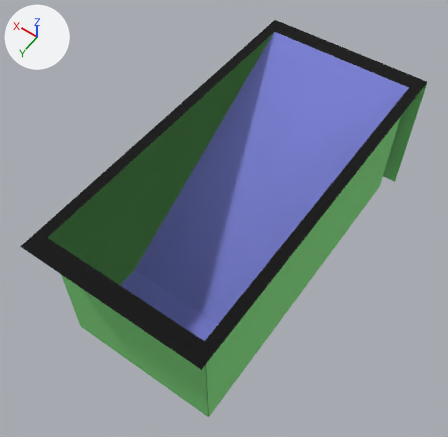
Two versions of the Blender file blender_models/dice_box_temple.blend, one commit apart.
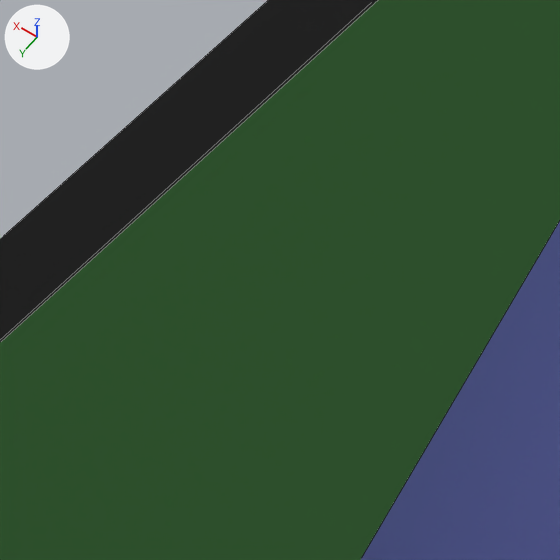
The first picture shows the older version from a 50 mm lens placed at (-5.57, 8.72, 12.76), pointed at (0.31, 0.49, -0.17). The close-ups show both versions on the part from 30% to 47% of the width and 26% to 43% of the height of that picture; other places that the commit changed are outside them. Arrows for +X, +Y and +Z are at upper left; the lights stay in place. The close-ups show mesh edges as thin lines.

The older version as bpy lines, for what is in view:
```python
me_cube_001 = bpy.data.meshes.new('Cube.001')
me_cube_001.from_pydata(...)  # 34 vertices, 13 faces; spans x -2.4..2.4, y -5.0..5.0, z -2.0..2.0
# faces by material slot: [10, 2, 1]
me_cube_001.materials.append(mat_wallmaterial)  # its picture is missing
me_cube_001.materials.append(mat_topmaterial)  # black #000000
me_cube_001.materials.append(mat_slopematerial)  # its picture is missing
me_plane = bpy.data.meshes.new('Plane')
me_plane.from_pydata([(-2.1, -4.5, 2.0), (2.1, -4.5, 2.0), (-2.1, 2.42, -2.0), (2.1, 2.42, -2.0)], [], [(0, 1, 3, 2)])
me_plane.materials.append(mat_slopematerial)  # its picture is missing
ob_boxslope_col = bpy.data.objects.new('BoxSlope-col', me_plane)
ob_boxslope_col.location = (0.0, 0.0, 0.0)
ob_dicebox_col = bpy.data.objects.new('DiceBox-col', me_cube_001)
ob_dicebox_col.location = (0.0, 0.0, 0.0)
```
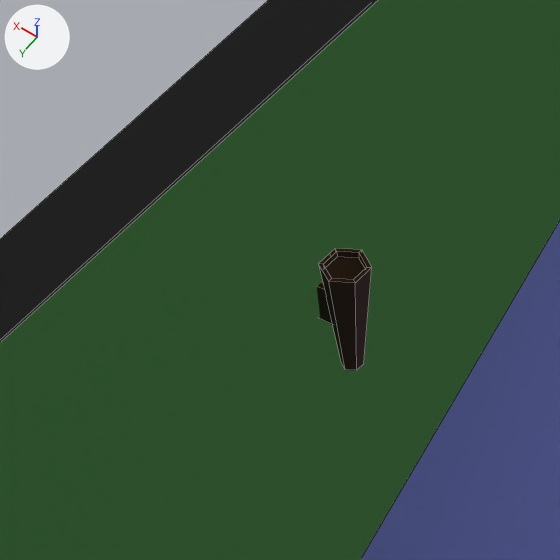
Pixel boxes [x1, y1, x2, y2] of what changed, in the close-ups (560 x 560 px):
'Torch.004', added: after [317, 248, 372, 370]

Diff of the bpy script that builds the scene:
```diff
--- a/blender_models/dice_box_temple.blend.py
+++ b/blender_models/dice_box_temple.blend.py
@@ mat_material_003 @@
+mat_material_003 = principled_material('Material.003')
+mat_material_003.base_color = (0.0328, 0.0118, 0.00137)  # brown #331c05
+mat_material_003.roughness = 1.0
+mat_material_003.subsurface_weight = 0.385
@@ me_cylinder_003 @@
+me_cylinder_003.from_pydata(...)  # 40 vertices, 32 faces; spans x -1.64..0.87, y -1.0..1.0, z -1.0..1.0
+me_cylinder_003.materials.append(mat_material_003)  # brown #331c05
@@ ob_torch_004 @@
+ob_torch_004 = bpy.data.objects.new('Torch.004', me_cylinder_003)
+ob_torch_004.location = (1.972, 0.064, 0.909)
+ob_torch_004.rotation_euler = (-9.425, -9.425, -6.283)  # degrees (180, 180, -360)
+ob_torch_004.scale = (0.0929, 0.0929, -0.243)
```
